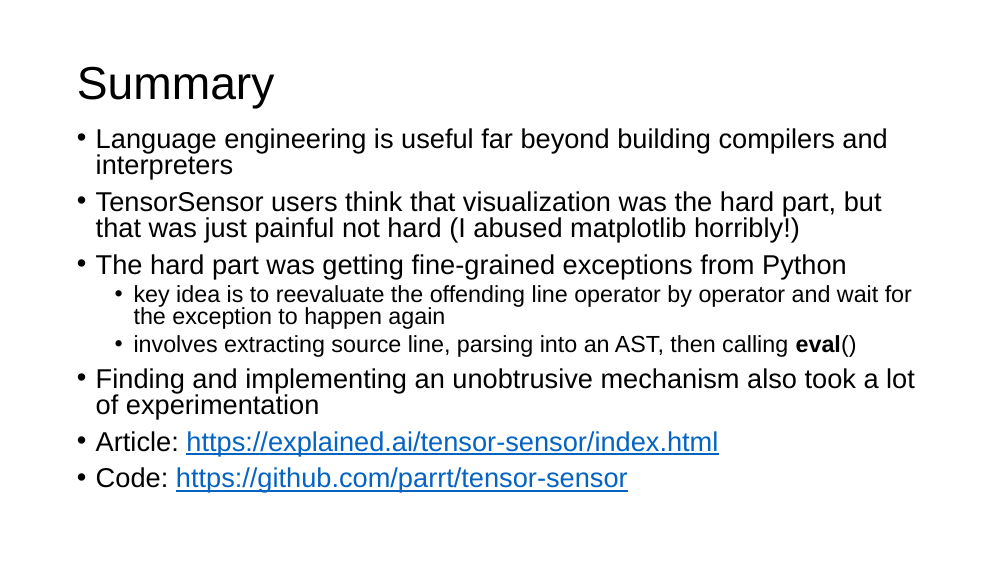
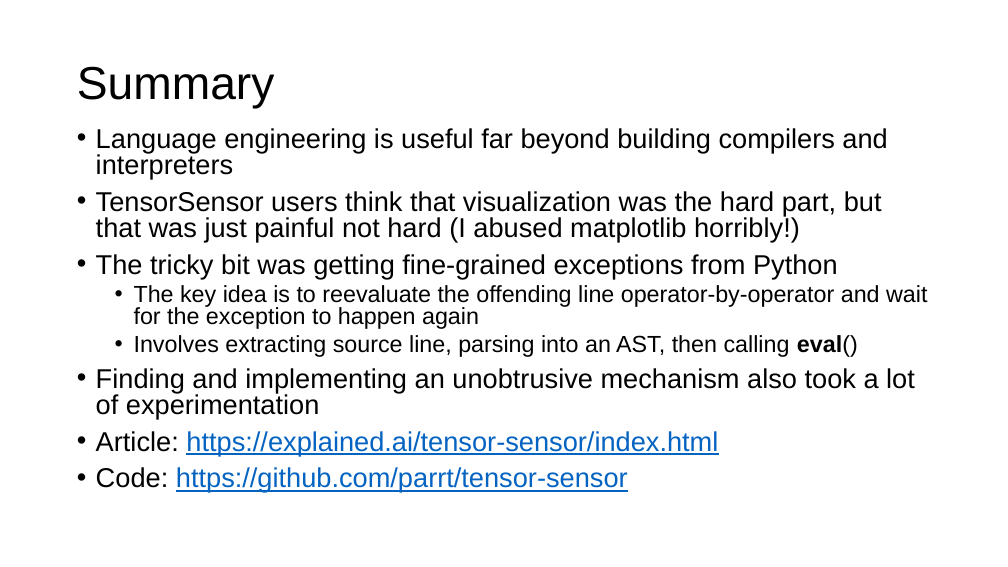
Before and after one commit to parrt/tensor-sensor, a slide deck: slide 22 of talks/strumenta/tensor-sensor.pptx. Drawn at 1008x567 pixels with LibreOffice and Linux fonts; fonts in the diff are those of the drawing; background and template pictures are left out. Boxes give left, top, right and bottom in pixels: in the first picture for what was removed or moved away, otherwise in the second. Text is boxed around its words. In the diff, an @@ line names an element or a change of style, - is before the commit and + after.

Commit message:
Update slides

```diff
--- a/talks/strumenta/tensor-sensor.pptx
+++ b/talks/strumenta/tensor-sensor.pptx
@@ text at [96, 254, 927, 357]: text changed @@
-• The hard part was getting fine-grained exceptions from Python
-  • key idea is to reevaluate the offending line operator by operator and wait for the exception to happen again
-  • involves extracting source line, parsing into an AST, then calling eval()
+• The tricky bit was getting fine-grained exceptions from Python
+  • The key idea is to reevaluate the offending line operator-by-operator and wait for the exception to happen again
+  • Involves extracting source line, parsing into an AST, then calling eval()
```
Also in this commit, not shown: 10 other slides changed, 2 other files.
